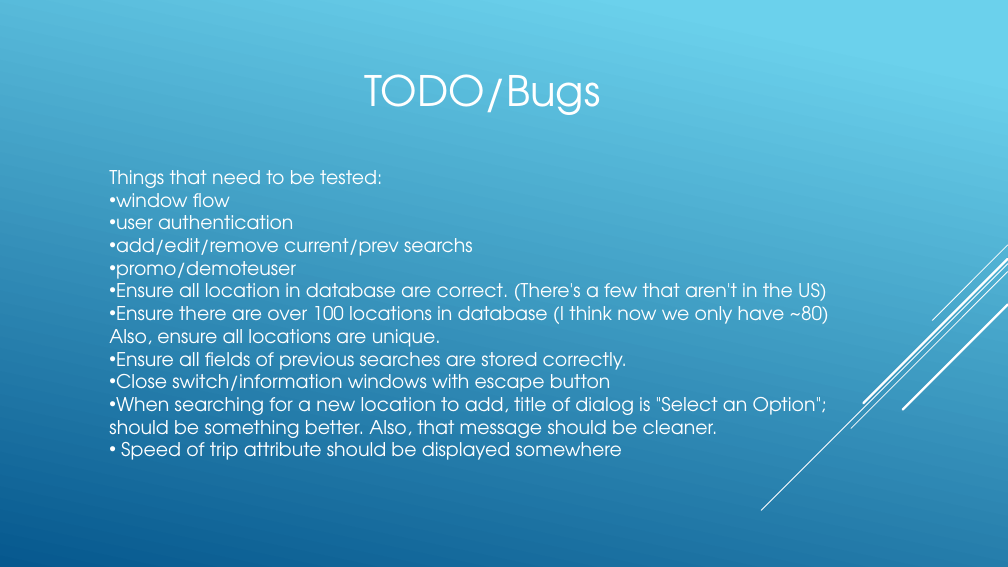
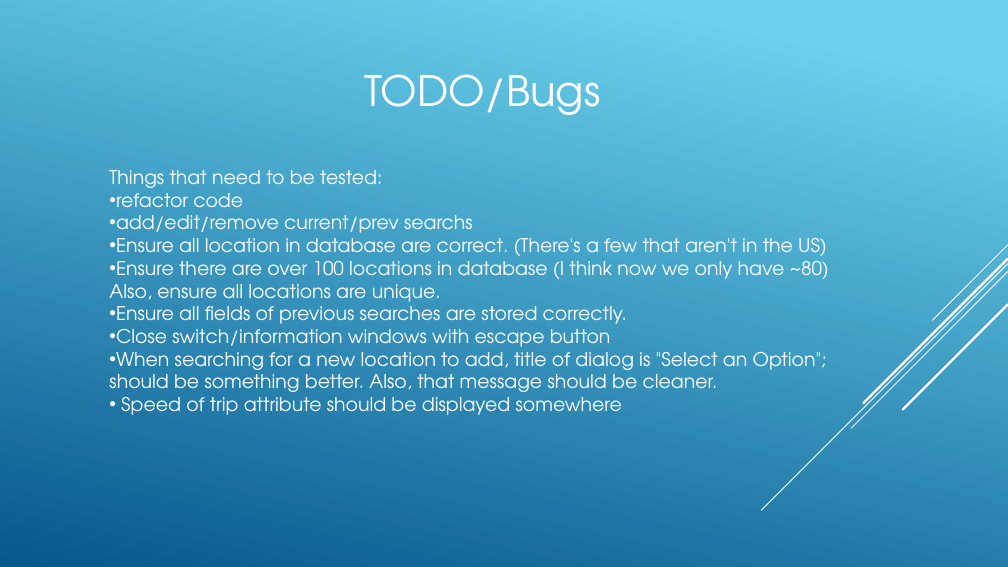
Before and after one commit to spawndys/Cava, a slide deck: slide 11 of Presentation.pptx (slide 12 before the commit). Drawn at 1008x567 pixels with LibreOffice and Linux fonts; fonts in the diff are those of the drawing. Boxes give left, top, right and bottom in pixels: in the first picture for what was removed or moved away, otherwise in the second. Text is boxed around its words. In the diff, an @@ line names an element or a change of style, - is before the commit and + after.

```diff
--- a/Presentation.pptx
+++ b/Presentation.pptx
@@ text at bbox=[116, 187, 243, 207]: text changed @@
-• window flow
-• user authentication
+• refactor code
@@ text at bbox=[116, 261, 296, 279]: paragraph removed @@
-• promo/demoteuser
```
Also in this commit, not shown: 1 slide removed.
